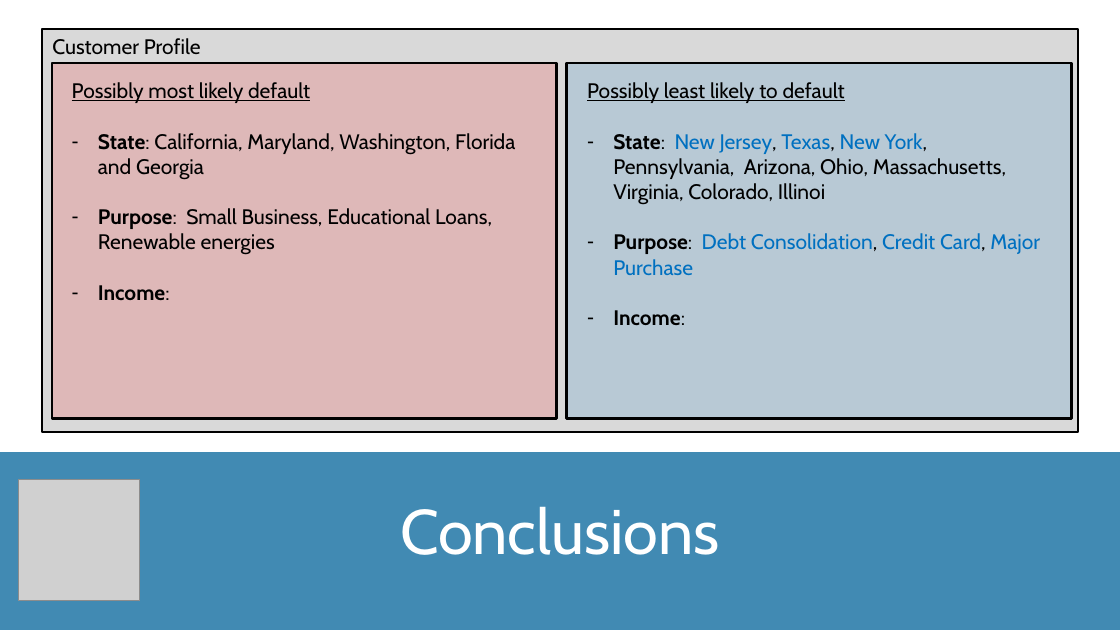
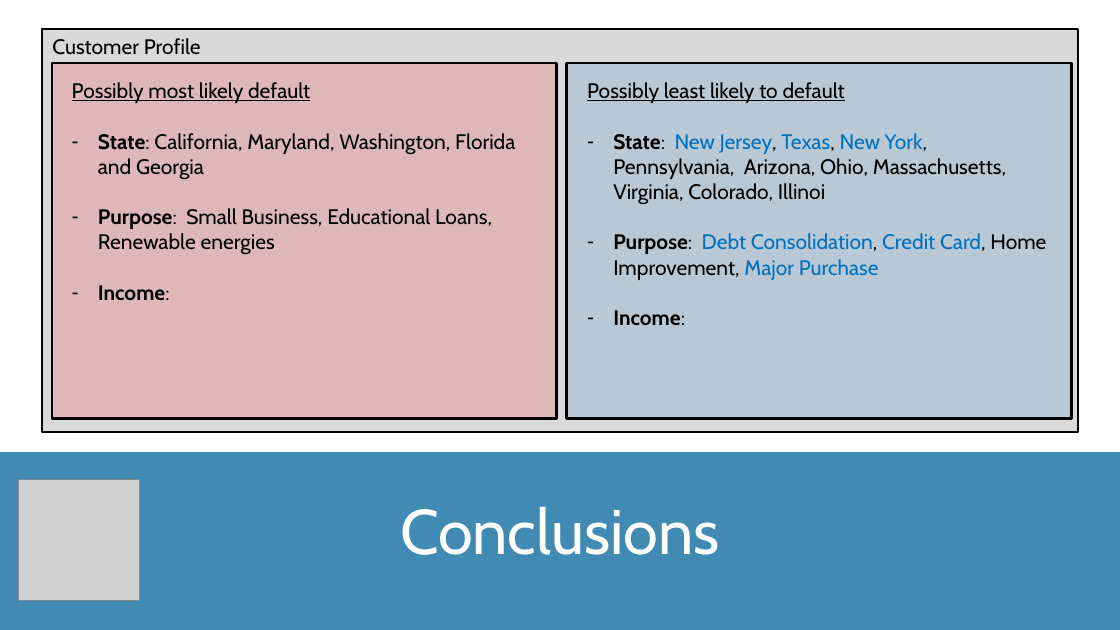
Before and after one commit to TomW49/final_proj_cc, a slide deck: slide 13 of documentation/loan_defaults_presentation.pptx (slide 14 before the commit). Drawn at 1120x630 pixels with LibreOffice and Linux fonts; fonts in the diff are those of the drawing; grey boxes stand for pictures. Boxes give left, top, right and bottom in pixels: in the first picture for what was removed or moved away, otherwise in the second. Text is boxed around its words. In the diff, an @@ line names an element or a change of style, - is before the commit and + after.

```diff
--- a/documentation/loan_defaults_presentation.pptx
+++ b/documentation/loan_defaults_presentation.pptx
@@ text at [613,233,1046,280]: text changed @@
-– Purpose: Debt Consolidation, Credit Card, Major Purchase
+– Purpose: Debt Consolidation, Credit Card, Home Improvement, Major Purchase
```
Also in this commit, not shown: 6 other slides changed, 4 slides added, 5 slides removed.
